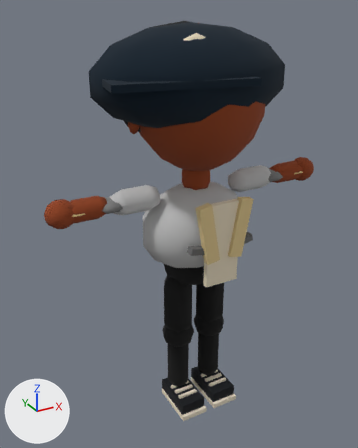
The Blender file assets/v2/source/theo-pilot.blend, before and after one commit.
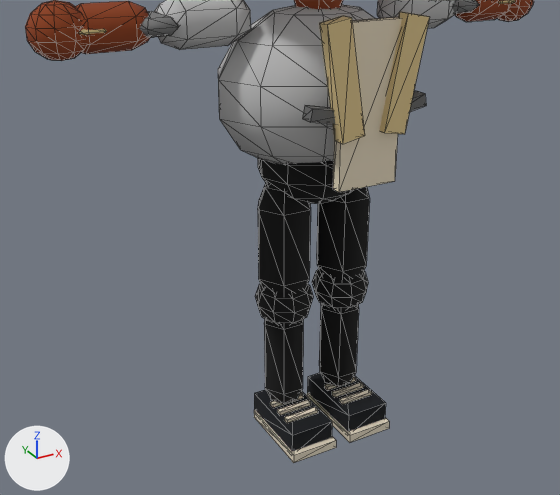
There are two pictures of each version: one whole from a camera (50 mm lens) standing at (-2.39, -4.0, 4.13) and looking at (-0.13, 0.11, 2.07), one close up from a camera (50 mm lens) standing at (-2.22, -3.63, 2.98) and looking at (-0.33, -0.18, 1.26). Lighting does not change. The marker at lower left points along +X, +Y and +Z. The first two pictures are the older version. The close-ups show mesh edges as thin lines.

Objects in the first close-up: 'kid_calls_shot_LOD0'.
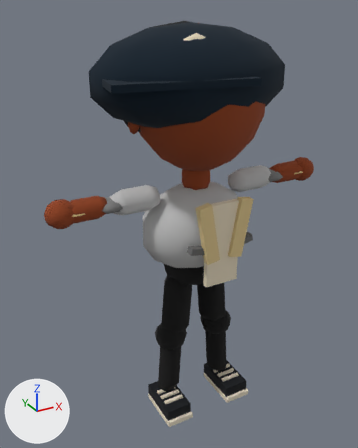
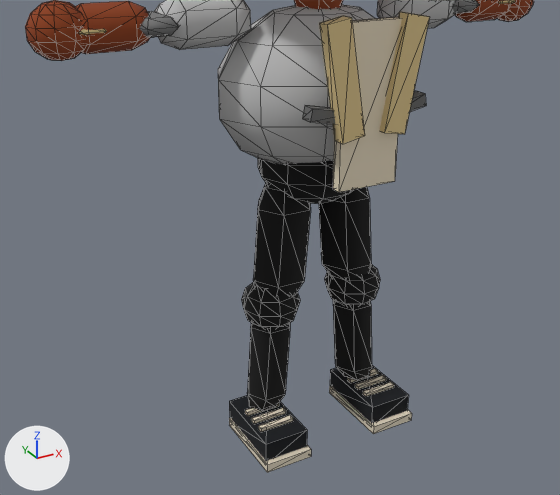
Pixel boxes (x1, y1, x2, y2) of what changed, in the close-ups (560 x 495 px; the box of a moved part takes in the faces that stretch with it):
'kid_calls_shot_LOD0', reshaped
    before: (25, 0, 534, 463)
    after: (25, 0, 534, 472)
part 1 of me_kid_calls_shot_lod0, moved or reshaped
    before: (255, 284, 313, 325)
    after: (241, 282, 300, 329)
part 2 of me_kid_calls_shot_lod0, moved or reshaped
    before: (312, 269, 368, 309)
    after: (324, 264, 380, 306)
part 3 of me_kid_calls_shot_lod0, moved or reshaped
    before: (254, 394, 292, 451)
    after: (229, 402, 266, 461)
part 4 of me_kid_calls_shot_lod0, moved or reshaped
    before: (254, 390, 332, 435)
    after: (229, 395, 307, 444)
part 5 of me_kid_calls_shot_lod0, moved or reshaped
    before: (292, 422, 332, 451)
    after: (266, 430, 307, 461)
part 6 of me_kid_calls_shot_lod0, moved or reshaped
    before: (254, 411, 294, 463)
    after: (229, 419, 267, 472)
part 7 of me_kid_calls_shot_lod0, moved or reshaped
    before: (254, 410, 336, 455)
    after: (229, 418, 311, 465)
part 8 of me_kid_calls_shot_lod0, moved or reshaped
    before: (294, 441, 336, 463)
    after: (267, 450, 311, 472)
part 9 of me_kid_calls_shot_lod0, moved or reshaped
    before: (271, 393, 303, 405)
    after: (245, 408, 258, 413)
part 10 of me_kid_calls_shot_lod0, moved or reshaped
    before: (273, 395, 303, 408)
    after: (247, 403, 279, 416)
part 11 of me_kid_calls_shot_lod0, moved or reshaped
    before: (277, 400, 310, 412)
    after: (252, 408, 286, 421)
part 12 of me_kid_calls_shot_lod0, moved or reshaped
    before: (258, 198, 389, 443)
    after: (247, 198, 412, 434)

What the commit changed:
me_kid_calls_shot_lod0 has 2039 vertices, 2440 faces and spans x -1.51..1.51, y -0.76..0.75, z -0.06..4.01.
me_kid_calls_shot_lod0 is used by ob_kid_calls_shot_lod0; location (0.0, 0.0, 0.0).
me_kid_calls_shot_lod0 part 1: the loose piece of 68 vertices spanning x -0.38..-0.03, y -0.18..0.18, z 0.67..0.98 is moved by (-0.09, 0.0, 0.0).
me_kid_calls_shot_lod0 part 2: the loose piece of 68 vertices spanning x 0.02..0.37, y -0.18..0.18, z 0.67..0.98 is moved by (0.09, 0.0, 0.0).
me_kid_calls_shot_lod0 part 3: the loose piece of 4 vertices spanning x -0.34, y -0.35..0.14, z -0.04..0.11 is moved by (-0.18, 0.0, 0.0).
me_kid_calls_shot_lod0 part 4: the loose piece of 4 vertices spanning x -0.34..-0.06, y -0.35..0.14, z 0.11 is moved by (-0.18, 0.0, 0.0).
me_kid_calls_shot_lod0 part 5: the loose piece of 4 vertices spanning x -0.34..-0.06, y -0.35, z -0.04..0.11 is moved by (-0.18, 0.0, 0.0).
me_kid_calls_shot_lod0 part 6: the loose piece of 4 vertices spanning x -0.35, y -0.39..0.13, z -0.06..-0.01 is moved by (-0.18, 0.0, 0.0).
me_kid_calls_shot_lod0 part 7: the loose piece of 4 vertices spanning x -0.35..-0.05, y -0.39..0.13, z -0.01 is moved by (-0.18, 0.0, 0.0).
me_kid_calls_shot_lod0 part 8: the loose piece of 4 vertices spanning x -0.35..-0.05, y -0.39, z -0.06..-0.01 is moved by (-0.18, 0.0, 0.0).
me_kid_calls_shot_lod0 part 9: the loose piece of 4 vertices spanning x -0.31..-0.09, y -0.06..-0.02, z 0.14 is moved by (-0.18, 0.0, 0.0).
me_kid_calls_shot_lod0 part 10: the loose piece of 4 vertices spanning x -0.31..-0.09, y -0.06, z 0.11..0.14 is moved by (-0.18, 0.0, 0.0).
me_kid_calls_shot_lod0 part 11: the loose piece of 4 vertices spanning x -0.31..-0.09, y -0.15..-0.11, z 0.14 is moved by (-0.18, 0.0, 0.0).
me_kid_calls_shot_lod0 part 12: 278 of 2039 vertices moved; they spanned x -0.37..0.37, y -0.39..0.15, z -0.06..1.0 and now span x -0.49..0.53, y -0.39..0.15, z -0.06..1.0; mean shift (0.06, 0.0, 0.0); largest move (0.09, -0.02, 0.14) -> (0.27, -0.02, 0.14).
